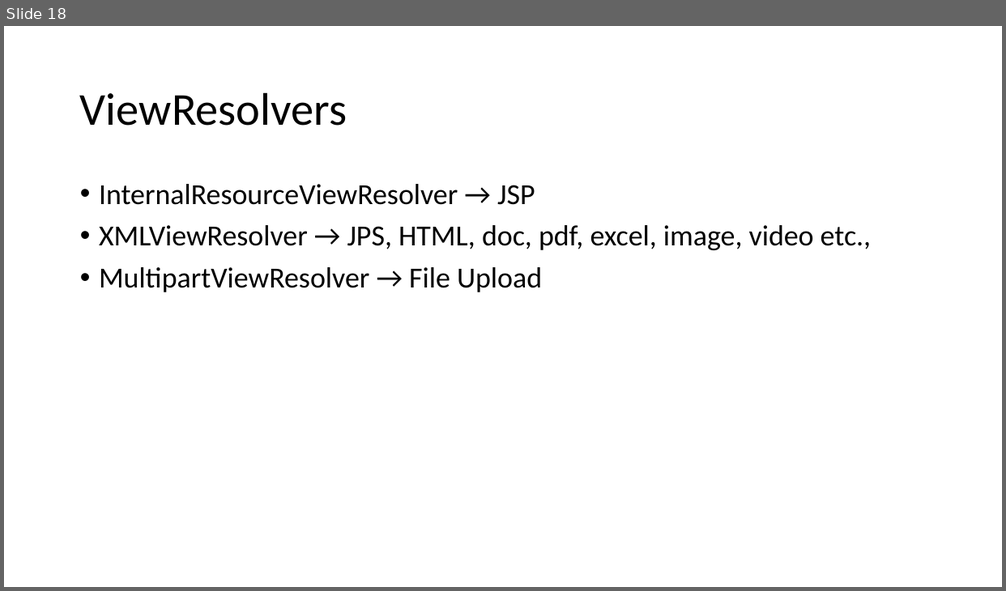
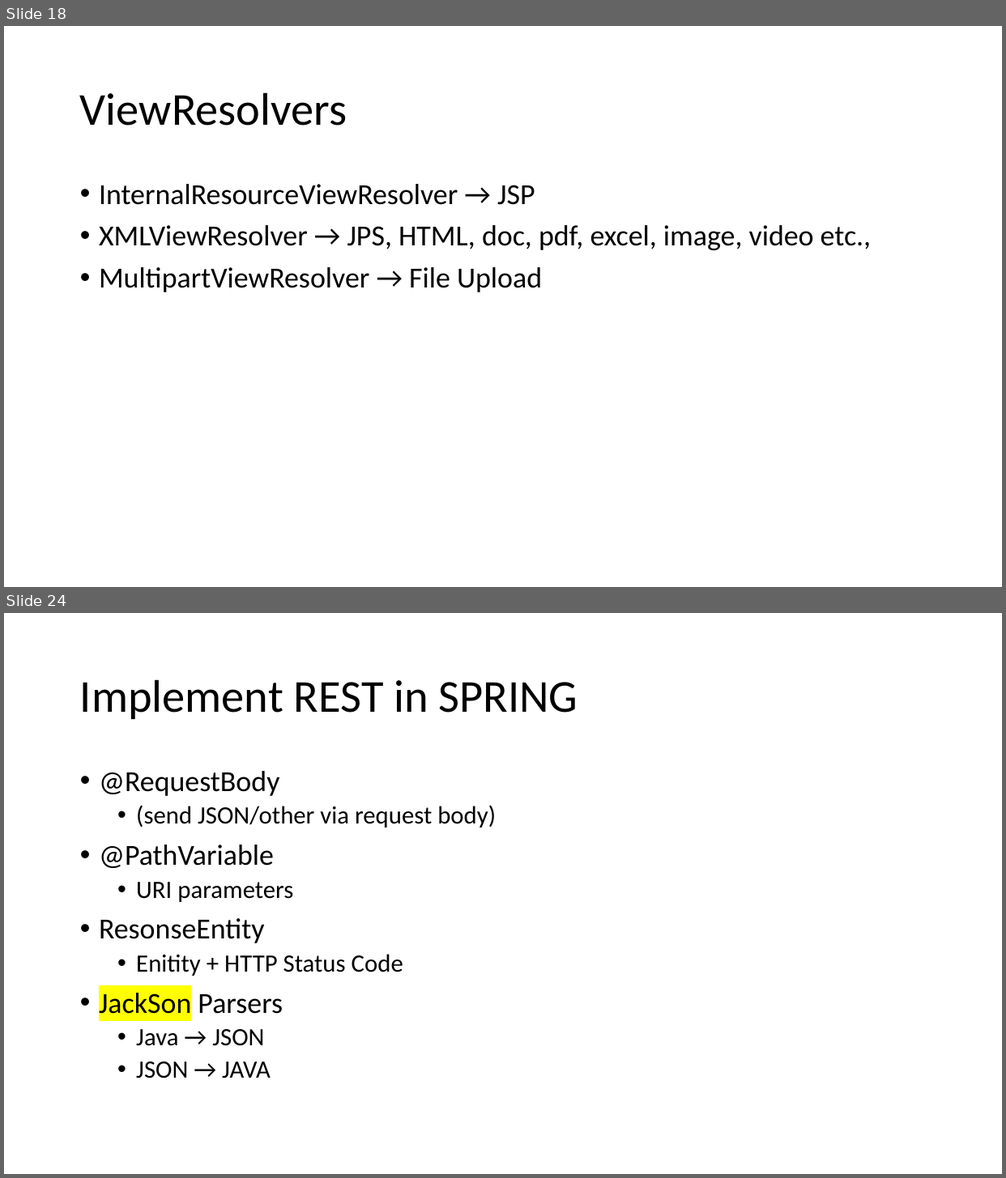
Before and after one commit to sharmilasimhadri/pod_trg, a slide deck: notes.pptx. Shown one above the other, each under a label of ours: slide 18 before the commit, slides 18 and 24 after it; the slides between them are not shown. The pictures are 1006x591 and 1006x1178 pixels, drawn with LibreOffice and Linux fonts; fonts in the diff are those of the drawing. Boxes give left, top, right and bottom in pixels: in the first picture for what was removed or moved away, otherwise in the second. Text is boxed around its words. In the diff, an @@ line names an element or a change of style, - is before the commit and + after.

```diff
--- a/notes.pptx
+++ b/notes.pptx
@@ slide 24 added at [4, 613, 1002, 1174], background #FFFFFF @@
@@ title added at [80, 679, 578, 719], 44 pt, text #000000 @@
+Implement REST in SPRING
@@ text added at [99, 771, 496, 1079], 24 pt, text #000000 @@
+• @RequestBody
+  • (send JSON/other via request body)
+• @PathVariable
+  • URI parameters
+• ResonseEntity
+  • Enitity + HTTP Status Code
+• JackSon Parsers
+  • Java → JSON
+  • JSON → JAVA
```
Also in this commit, not shown: 2 slides changed, 13 other slides added, 1 other file.
